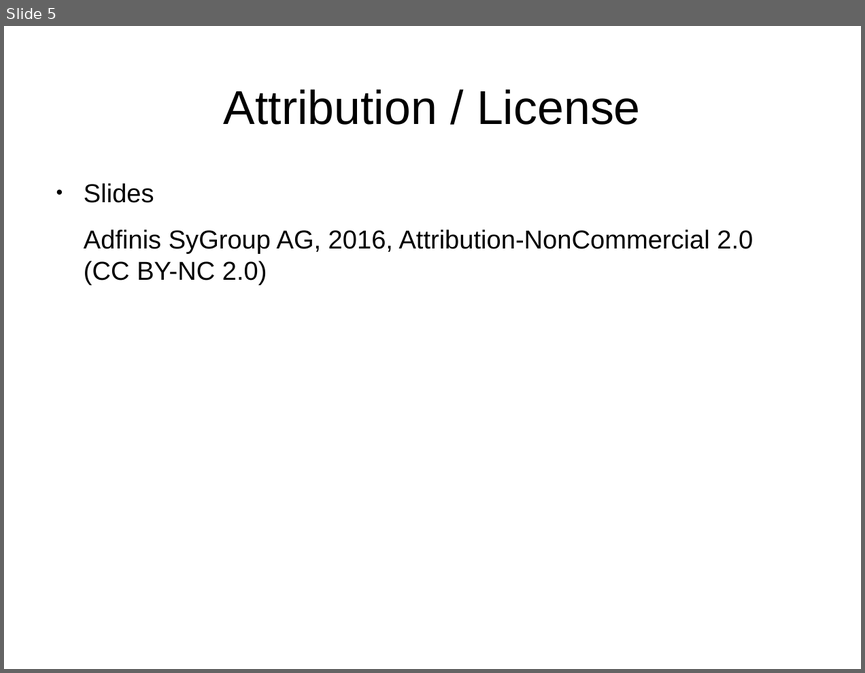
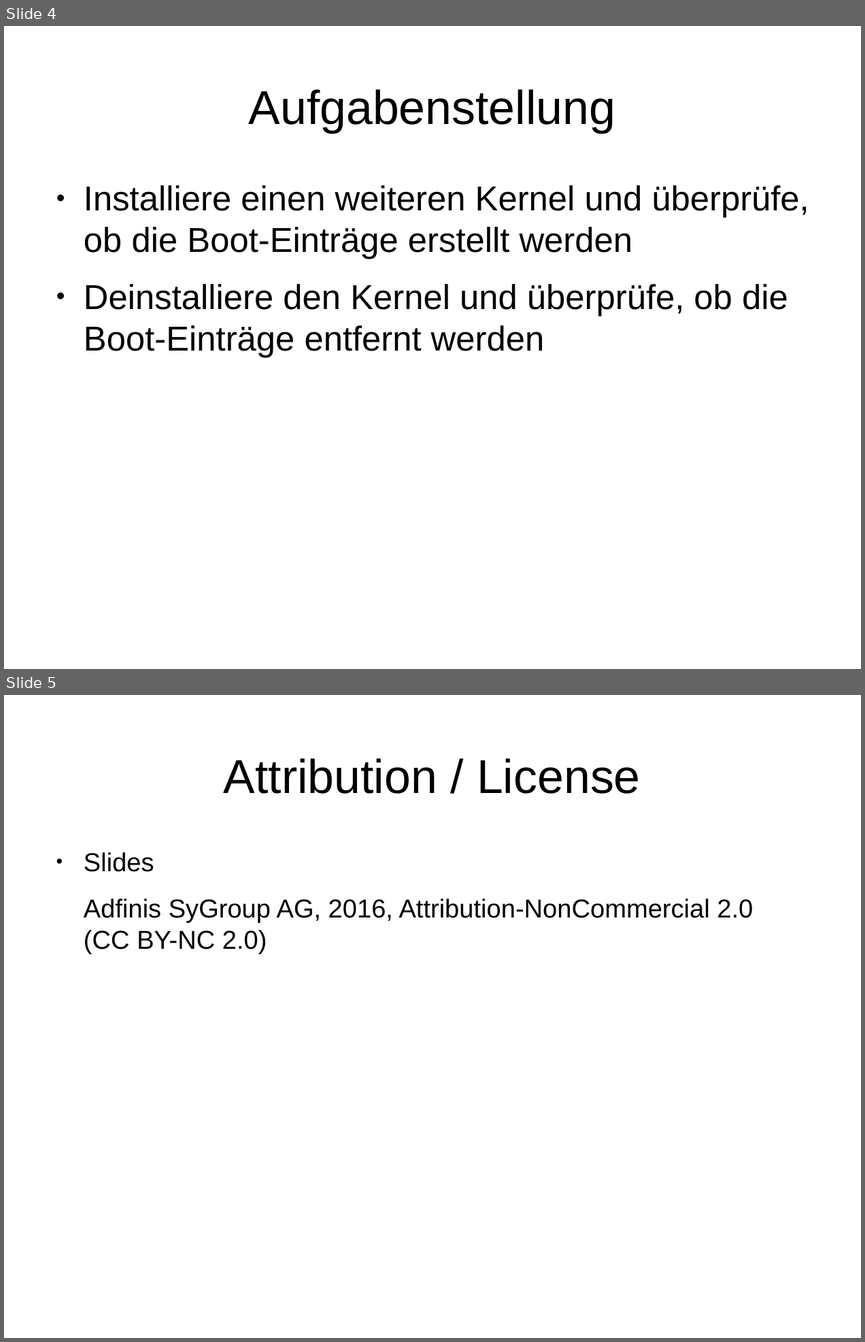
Before and after one commit to adfinis/adsy-trainings, a slide deck: SSA_SUSE-System-Administration/1004_grub2/modul_grub2_1004_03_handson.odp. Shown one above the other, each under a label of ours: slide 5 before the commit, slides 4 and 5 after it. The pictures are 865x673 and 865x1342 pixels, drawn with LibreOffice and Linux fonts; fonts in the diff are those of the drawing. Boxes give left, top, right and bottom in pixels: in the first picture for what was removed or moved away, otherwise in the second. Text is boxed around its words. In the diff, an @@ line names an element or a change of style, - is before the commit and + after.

```diff
--- a/SSA_SUSE-System-Administration/1004_grub2/modul_grub2_1004_03_handson.odp
+++ b/SSA_SUSE-System-Administration/1004_grub2/modul_grub2_1004_03_handson.odp
@@ slide 4 added at (4, 26, 861, 669), background #FFFFFF @@
@@ title added at (249, 89, 615, 133), 44 pt, text #000000 @@
+Aufgabenstellung
@@ text added at (84, 185, 808, 357), 32 pt, text #000000 @@
+● Installiere einen weiteren Kernel und überprüfe, ob die Boot-Einträge erstellt werden
+● Deinstalliere den Kernel und überprüfe, ob die Boot-Einträge entfernt werden
```
Also in this commit, not shown: 2 slides changed, 1 other slide added, 2 slides removed, 1 other file.
